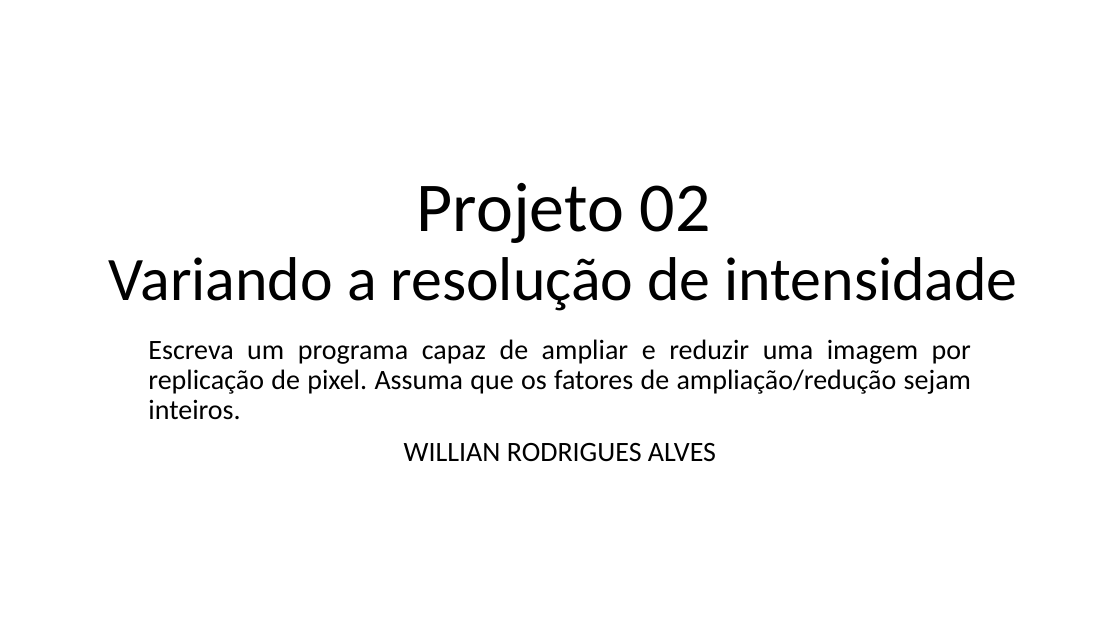
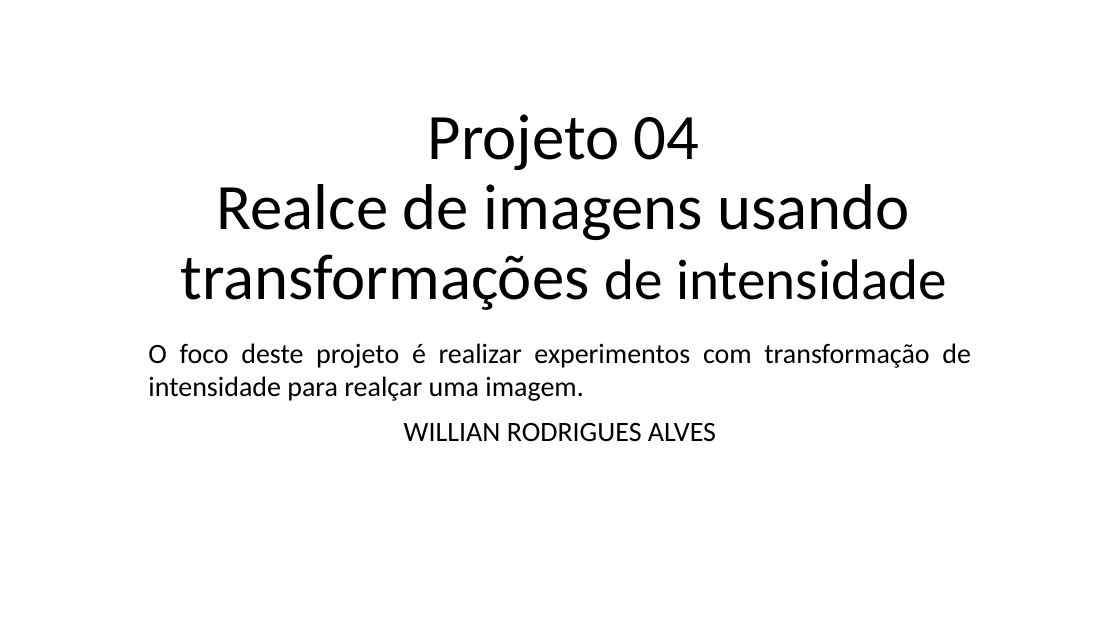
Before and after one commit to wilalves/projects-ufam, a slide deck: slide 1 of python_projeto_04_transformacao_potencia_log/Projeto 04.odp. Drawn at 1120x630 pixels with LibreOffice and Linux fonts; fonts in the diff are those of the drawing. Boxes give left, top, right and bottom in pixels: in the first picture for what was removed or moved away, otherwise in the second. Text is boxed around its words. In the diff, an @@ line names an element or a change of style, - is before the commit and + after.

```diff
--- a/python_projeto_04_transformacao_potencia_log/Projeto 04.odp
+++ b/python_projeto_04_transformacao_potencia_log/Projeto 04.odp
@@ title at [181,114,947,310]: text changed; size 53 to 55.5 pt @@
-Projeto 02
-Variando a resolução de intensidade
+Projeto 04
+Realce de imagens usando transformações de intensidade
@@ subtitle at [148,343,971,401]: text changed @@
-Escreva um programa capaz de ampliar e reduzir uma imagem por replicação de pixel. Assuma que os fatores de ampliação/redução sejam inteiros.
+O foco deste projeto é realizar experimentos com transformação de intensidade para realçar uma imagem.
@@ subtitle at [404,423,716,442]: line spacing 0.9 to 1 @@
```
Also in this commit, not shown: 4 slides added, 3 slides removed, 2 other files.
